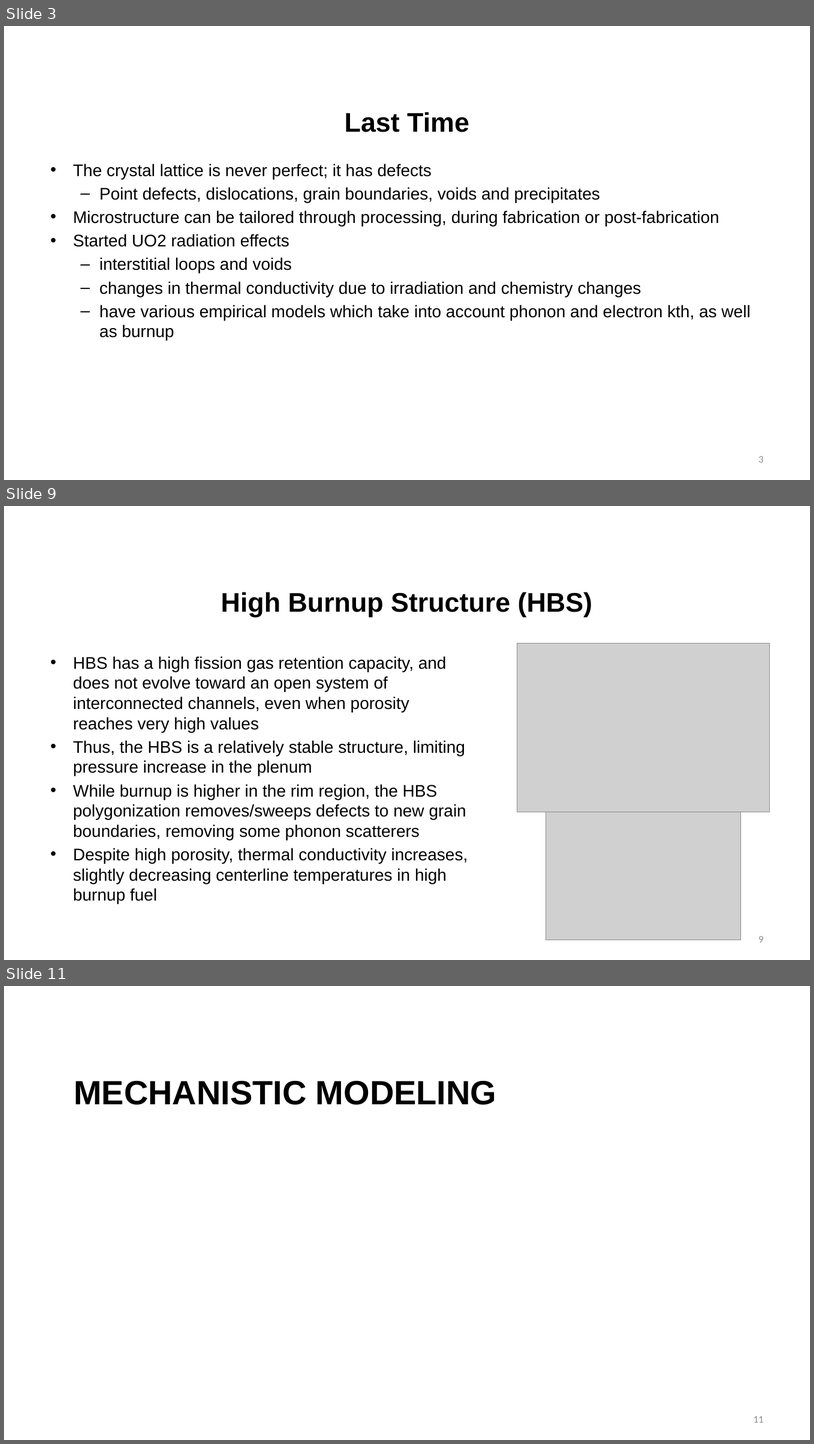
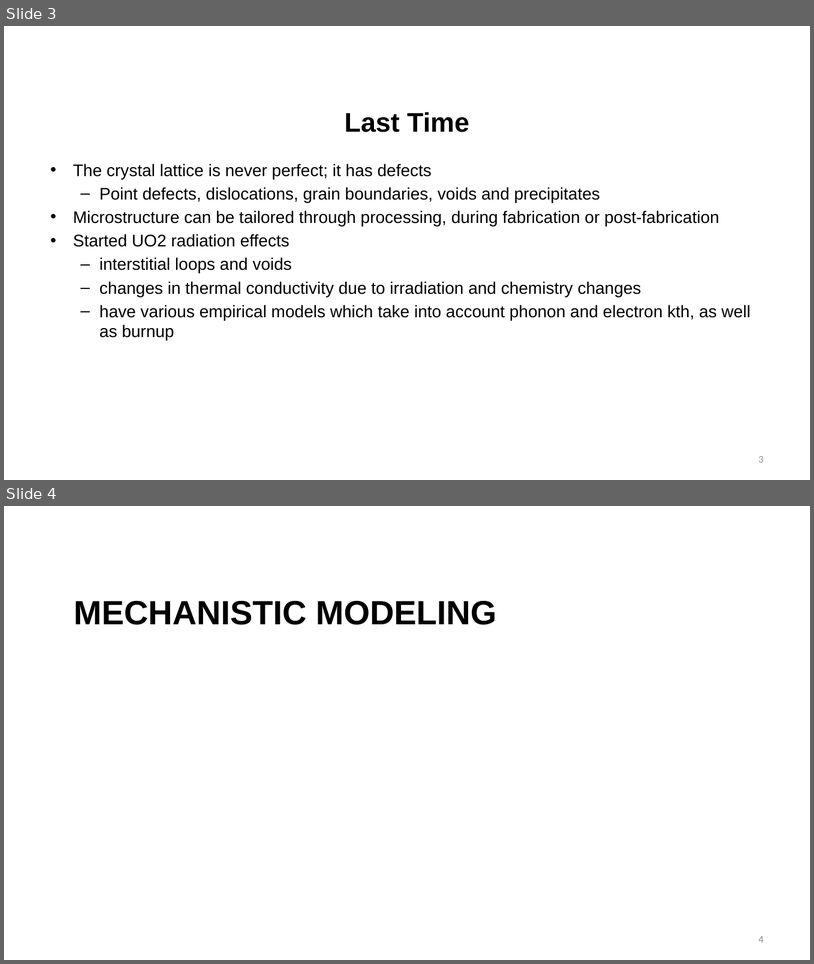
Before and after one commit to benbeeler/TEACHING, a slide deck: Nuclear_Fuel_Performance/NE533_Spring2026/Module2/Lec10_radeffects_mech_modeling.pptx. Shown one above the other, each under a label of ours: slides 3, 9 and 11 before the commit, slides 3 and 4 after it; the slides between them are not shown. The pictures are 814x1444 and 814x964 pixels, drawn with LibreOffice and Linux fonts; fonts in the diff are those of the drawing; grey boxes stand for pictures; background and template pictures are left out. Boxes give left, top, right and bottom in pixels: in the first picture for what was removed or moved away, otherwise in the second. Text is boxed around its words. In the diff, an @@ line names an element or a change of style, - is before the commit and + after.

```diff
--- a/Nuclear_Fuel_Performance/NE533_Spring2026/Module2/Lec10_radeffects_mech_modeling.pptx
+++ b/Nuclear_Fuel_Performance/NE533_Spring2026/Module2/Lec10_radeffects_mech_modeling.pptx
@@ slide 9 removed at [4, 506, 810, 960], background #FFFFFF @@
@@ title removed at [221, 592, 593, 616] @@
-High Burnup Structure (HBS)
@@ picture removed at [518, 643, 770, 812] @@
@@ text removed at [73, 656, 468, 903] @@
-• HBS has a high fission gas retention capacity, and does not evolve toward an open system of interconnected channels, even when porosity reaches very high values
-• Thus, the HBS is a relatively stable structure, limiting pressure increase in the plenum
-• While burnup is higher in the rim region, the HBS polygonization removes/sweeps defects to new grain boundaries, removing some phonon scatterers
-• Despite high porosity, thermal conductivity increases, slightly decreasing centerline temperatures in high burnup fuel
@@ picture removed at [546, 812, 741, 940] @@
@@ page number removed at [759, 936, 764, 942] @@
-9
@@ what was slide 11 is now slide 4 @@
@@ page number at [759, 936, 764, 942]: text changed @@
-11
+4
```
Also in this commit, not shown: 6 other slides removed, 15 other files.
